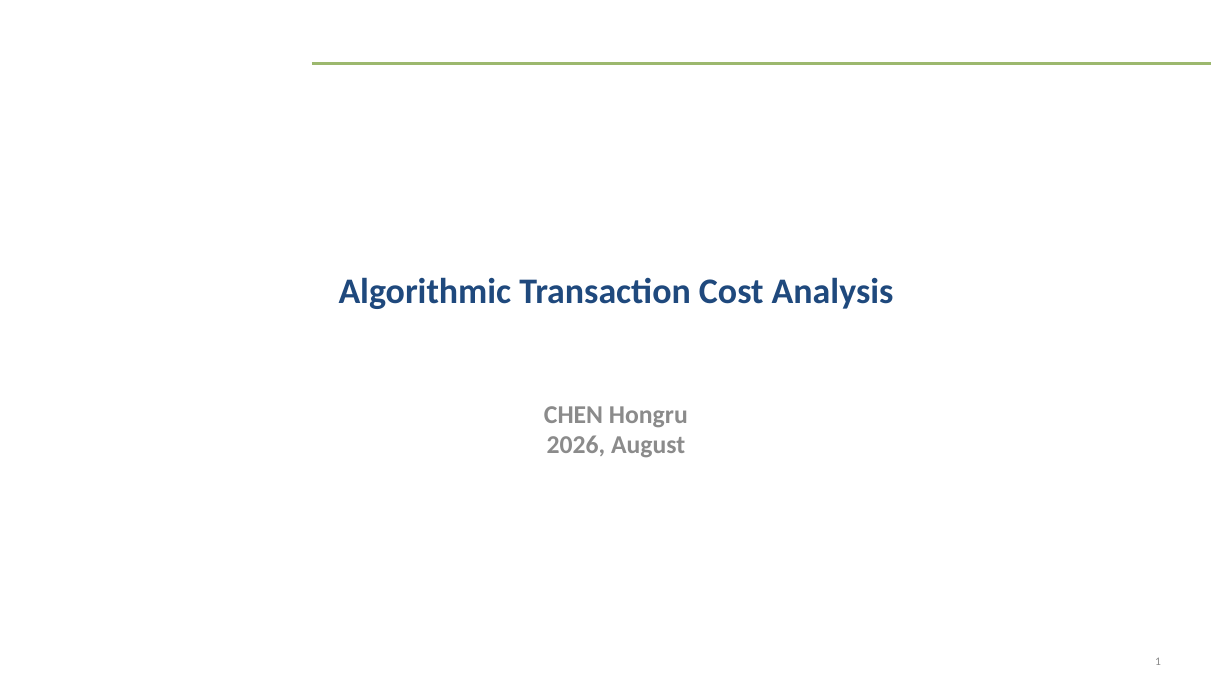
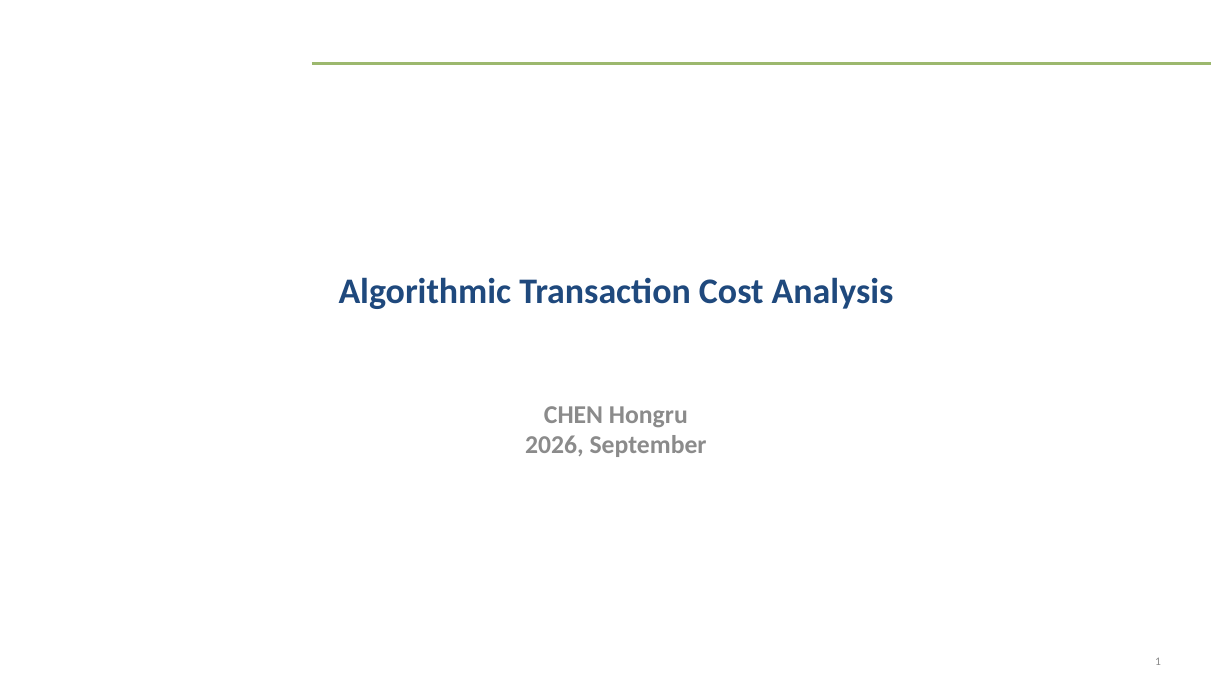
Before and after one commit to HRLoveFun/EMSXView, a slide deck: slide 1 of algorithmic transaction cost analysis.pptx. Drawn at 1232x693 pixels with LibreOffice and Linux fonts; fonts in the diff are those of the drawing; background and template pictures are left out. Boxes give left, top, right and bottom in pixels: in the first picture for what was removed or moved away, otherwise in the second. Text is boxed around its words. In the diff, an @@ line names an element or a change of style, - is before the commit and + after.

```diff
--- a/algorithmic transaction cost analysis.pptx
+++ b/algorithmic transaction cost analysis.pptx
@@ subtitle at box(525, 406, 707, 457): text changed @@
-CHEN Hongru
-2026, August
+CHEN Hongru
+2026, September
```
Also in this commit, not shown: 1 slide added, 1 slide removed, 45 other files.
